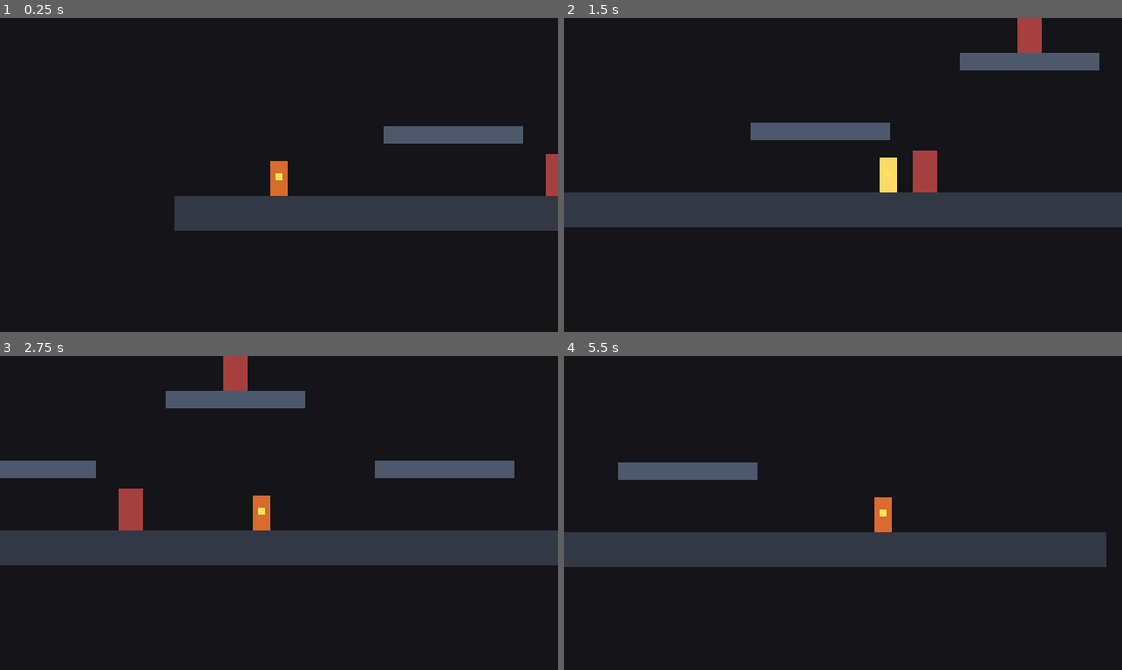
Above: before the commit, frames 1-4 (two rows, left to right).
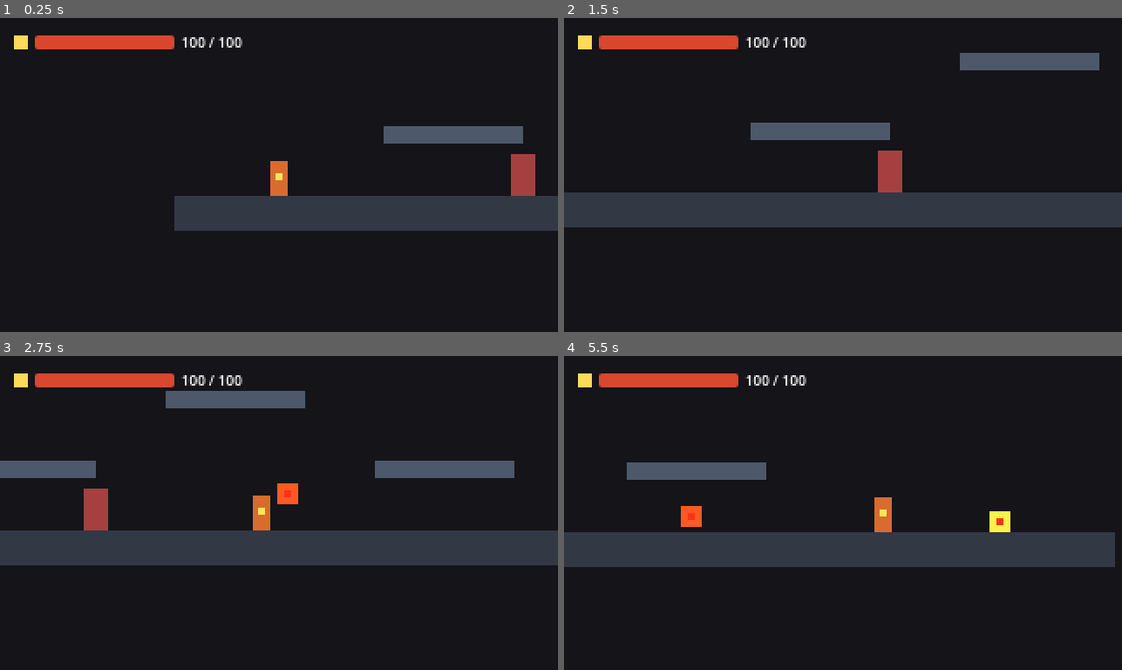
Above: after the commit, the same moments.

Repository: ParjanyaReddy/TheLastWick
Game: Godot game, scene res://scenes/test/test_level.tscn
The game is run twice, just before and just after one commit, with the same random seed, the same clock (stepped at 60 frames per second) and the same inputs.
Inputs:
- Up to frame 1 (0.25 s): no input
- Up to frame 2 (1.5 s): tap Enter at 0.5 s; hold D (move_right) from 0.53 s (still down); tap J (attack) at 0.6 s; tap Space (jump) at 0.77 s; tap Shift (dash) at 0.8, 1.35 s
- Up to frame 3 (2.75 s): tap Space (jump) at 1.52 s; tap R at 1.55, 2.1 s; release D (move_right) at 2.03 s; hold A (move_left) from 2.03 s (still down); tap J (attack) at 2.3 s
- Up to frame 4 (5.5 s): release A (move_left) at 2.78 s; hold D (move_right) 2.78-4.28 s; tap J (attack) at 2.85, 4.55 s; tap Space (jump) at 3.02, 3.77, 4.52 s; tap Shift (dash) at 3.05, 3.6, 5.3 s; tap R at 3.8, 5.1 s; hold A (move_left) 4.28-5.03 s; tap K (spell) at 4.35 s; hold D (move_right) from 5.03 s (still down)

The runs differ from the first frame. In frame 1, 2.3% of the frame differs, in the area x 2-100%, y 5-57%; in frame 2, 3.1%; in frame 3, 3.2%, in the area x 2-54%, y 0-56%; in frame 4, 2.3%.

Commit message:
M3: Cinderling enemy AI, player health and hurt reactions, i-frames, and HUD

Diff:
--- /dev/null
+++ b/autoload/events.gd
@@ -0,0 +1,11 @@
+extends Node
+
+signal room_cleared
+signal enemy_died(enemy: Node, death_pos: Vector2)
+signal player_damaged(amount: float)
+signal player_died
+signal boon_acquired(boon_id: StringName)
+signal dash_started
+signal hit_landed(target: Node, hit: HitData)
+signal request_screen_shake(strength: float, duration: float)
+signal request_hit_stop(duration: float)
--- a/project.godot
+++ b/project.godot
@@ -16,6 +16,7 @@
 
 [autoload]
 
+Events="*res://autoload/events.gd"
 Juice="*res://autoload/juice.gd"
 
 [display]
--- /dev/null
+++ b/scenes/enemies/cinderling.tscn
@@ -0,0 +1,69 @@
+[gd_scene format=3]
+
+[ext_resource type="Script" path="res://scripts/enemies/cinderling.gd" id="1_cind"]
+[ext_resource type="Script" path="res://scripts/components/health.gd" id="2_health"]
+[ext_resource type="Script" path="res://scripts/components/hitbox.gd" id="3_hitbox"]
+[ext_resource type="Script" path="res://scripts/components/hurtbox.gd" id="4_hurtbox"]
+
+[sub_resource type="RectangleShape2D" id="RectangleShape2D_body"]
+size = Vector2(12, 12)
+
+[sub_resource type="RectangleShape2D" id="RectangleShape2D_hit"]
+size = Vector2(14, 14)
+
+[sub_resource type="RectangleShape2D" id="RectangleShape2D_hurt"]
+size = Vector2(14, 14)
+
+[node name="Cinderling" type="CharacterBody2D"]
+collision_layer = 4
+collision_mask = 1
+script = ExtResource("1_cind")
+
+[node name="CollisionShape2D" type="CollisionShape2D" parent="."]
+shape = SubResource("RectangleShape2D_body")
+
+[node name="Visuals" type="Node2D" parent="."]
+
+[node name="Body" type="ColorRect" parent="Visuals"]
+offset_left = -6.0
+offset_top = -6.0
+offset_right = 6.0
+offset_bottom = 6.0
+color = Color(0.85, 0.22, 0.18, 1)
+
+[node name="Spark" type="ColorRect" parent="Visuals"]
+offset_left = -2.0
+offset_top = -2.0
+offset_right = 2.0
+offset_bottom = 2.0
+color = Color(1, 0.85, 0.3, 1)
+
+[node name="Health" type="Node" parent="."]
+script = ExtResource("2_health")
+max_hp = 24.0
+
+[node name="Hitbox" type="Area2D" parent="."]
+collision_layer = 16
+collision_mask = 2
+script = ExtResource("3_hitbox")
+
+[node name="CollisionShape2D" type="CollisionShape2D" parent="Hitbox"]
+shape = SubResource("RectangleShape2D_hit")
+
+[node name="Hurtbox" type="Area2D" parent="." node_paths=PackedStringArray("health")]
+collision_layer = 4
+collision_mask = 0
+script = ExtResource("4_hurtbox")
+health = NodePath("../Health")
+
+[node name="CollisionShape2D" type="CollisionShape2D" parent="Hurtbox"]
+shape = SubResource("RectangleShape2D_hurt")
+
+[node name="WallRay" type="RayCast2D" parent="."]
+target_position = Vector2(10, 0)
+collision_mask = 1
+
+[node name="LedgeRay" type="RayCast2D" parent="."]
+position = Vector2(8, 4)
+target_position = Vector2(0, 10)
+collision_mask = 1
--- a/scenes/player/player.tscn
+++ b/scenes/player/player.tscn
@@ -2,12 +2,17 @@
 
 [ext_resource type="Script" path="res://scripts/player.gd" id="1_player"]
 [ext_resource type="Script" path="res://scripts/components/hitbox.gd" id="2_hitbox"]
+[ext_resource type="Script" path="res://scripts/components/health.gd" id="3_health"]
+[ext_resource type="Script" path="res://scripts/components/hurtbox.gd" id="4_hurtbox"]
 
 [sub_resource type="RectangleShape2D" id="RectangleShape2D_1"]
 size = Vector2(10, 20)
 
 [sub_resource type="RectangleShape2D" id="RectangleShape2D_sword"]
 size = Vector2(20, 16)
+
+[sub_resource type="RectangleShape2D" id="RectangleShape2D_hurt"]
+size = Vector2(10, 20)
 
 [node name="Player" type="CharacterBody2D"]
 collision_layer = 2
@@ -31,6 +36,19 @@
 offset_bottom = 1.0
 color = Color(1, 0.9, 0.35, 1)
 
+[node name="Health" type="Node" parent="."]
+script = ExtResource("3_health")
+max_hp = 100.0
+
+[node name="Hurtbox" type="Area2D" parent="." node_paths=PackedStringArray("health")]
+collision_layer = 2
+collision_mask = 0
+script = ExtResource("4_hurtbox")
+health = NodePath("../Health")
+
+[node name="CollisionShape2D" type="CollisionShape2D" parent="Hurtbox"]
+shape = SubResource("RectangleShape2D_hurt")
+
 [node name="SwordHitbox" type="Area2D" parent="."]
 collision_layer = 8
 collision_mask = 4
--- a/scenes/test/test_level.tscn
+++ b/scenes/test/test_level.tscn
@@ -2,6 +2,8 @@
 
 [ext_resource type="PackedScene" path="res://scenes/player/player.tscn" id="1_player_scene"]
 [ext_resource type="PackedScene" path="res://scenes/test/training_dummy.tscn" id="2_dummy_scene"]
+[ext_resource type="PackedScene" path="res://scenes/ui/hud.tscn" id="3_hud_scene"]
+[ext_resource type="PackedScene" path="res://scenes/enemies/cinderling.tscn" id="4_cind_scene"]
 
 [sub_resource type="RectangleShape2D" id="RectangleShape2D_floor"]
 size = Vector2(640, 20)
@@ -10,6 +12,8 @@
 size = Vector2(80, 10)
 
 [node name="TestLevel" type="Node2D"]
+
+[node name="HUD" parent="." instance=ExtResource("3_hud_scene")]
 
 [node name="Background" type="ColorRect" parent="."]
 offset_left = -100.0
@@ -82,7 +86,10 @@
 position = Vector2(60, 140)
 
 [node name="TrainingDummyGround" parent="." instance=ExtResource("2_dummy_scene")]
-position = Vector2(220, 148)
+position = Vector2(200, 148)
 
-[node name="TrainingDummyPlatform" parent="." instance=ExtResource("2_dummy_scene")]
-position = Vector2(280, 68)
+[node name="CinderlingFloor" parent="." instance=ExtResource("4_cind_scene")]
+position = Vector2(420, 154)
+
+[node name="CinderlingPlatform" parent="." instance=ExtResource("4_cind_scene")]
+position = Vector2(400, 114)
--- /dev/null
+++ b/scenes/ui/hud.tscn
@@ -0,0 +1,100 @@
+[gd_scene format=3]
+
+[ext_resource type="Script" path="res://scripts/ui/hud.gd" id="1_hud"]
+
+[sub_resource type="StyleBoxFlat" id="StyleBoxFlat_bg"]
+bg_color = Color(0.12, 0.12, 0.15, 0.8)
+corner_radius_top_left = 2
+corner_radius_top_right = 2
+corner_radius_bottom_right = 2
+corner_radius_bottom_left = 2
+
+[sub_resource type="StyleBoxFlat" id="StyleBoxFlat_fill"]
+bg_color = Color(0.85, 0.28, 0.18, 1)
+corner_radius_top_left = 2
+corner_radius_top_right = 2
+corner_radius_bottom_right = 2
+corner_radius_bottom_left = 2
+
+[node name="HUD" type="CanvasLayer"]
+script = ExtResource("1_hud")
+
+[node name="MarginContainer" type="MarginContainer" parent="."]
+offset_left = 8.0
+offset_top = 8.0
+offset_right = 160.0
+offset_bottom = 28.0
+
+[node name="VBoxContainer" type="VBoxContainer" parent="MarginContainer"]
+layout_mode = 2
+
+[node name="HBoxContainer" type="HBoxContainer" parent="MarginContainer/VBoxContainer"]
+layout_mode = 2
+
+[node name="FlameIcon" type="ColorRect" parent="MarginContainer/VBoxContainer/HBoxContainer"]
+custom_minimum_size = Vector2(8, 8)
+layout_mode = 2
+size_flags_vertical = 4
+color = Color(1, 0.85, 0.35, 1)
+
+[node name="HPBar" type="ProgressBar" parent="MarginContainer/VBoxContainer/HBoxContainer"]
+custom_minimum_size = Vector2(80, 8)
+layout_mode = 2
+size_flags_vertical = 4
+theme_override_styles/background = SubResource("StyleBoxFlat_bg")
+theme_override_styles/fill = SubResource("StyleBoxFlat_fill")
+max_value = 100.0
+value = 100.0
+show_percentage = false
+
+[node name="HPLabel" type="Label" parent="MarginContainer/VBoxContainer/HBoxContainer"]
+layout_mode = 2
+theme_override_font_sizes/font_size = 8
+text = "100 / 100"
+
+[node name="DeathOverlay" type="Control" parent="."]
+visible = false
+layout_mode = 3
+anchors_preset = 15
+anchor_right = 1.0
+anchor_bottom = 1.0
+grow_horizontal = 2
+grow_vertical = 2
+
+[node name="ColorRect" type="ColorRect" parent="DeathOverlay"]
+layout_mode = 1
+anchors_preset = 15
+anchor_right = 1.0
+anchor_bottom = 1.0
+grow_horizontal = 2
+grow_vertical = 2
+color = Color(0.06, 0.05, 0.08, 0.85)
+
+[node name="VBoxContainer" type="VBoxContainer" parent="DeathOverlay"]
+layout_mode = 1
+anchors_preset = 8
+anchor_left = 0.5
+anchor_top = 0.5
+anchor_right = 0.5
+anchor_bottom = 0.5
+offset_left = -120.0
+offset_top = -25.0
+offset_right = 120.0
+offset_bottom = 25.0
+grow_horizontal = 2
+grow_vertical = 2
+alignment = 1
+
+[node name="Title" type="Label" parent="DeathOverlay/VBoxContainer"]
+layout_mode = 2
+theme_override_colors/font_color = Color(0.95, 0.5, 0.2, 1)
+theme_override_font_sizes/font_size = 12
+text = "THE WICK DRAGS YOU HOME"
+horizontal_alignment = 1
+
+[node name="Subtitle" type="Label" parent="DeathOverlay/VBoxContainer"]
+layout_mode = 2
+theme_override_colors/font_color = Color(0.7, 0.7, 0.7, 1)
+theme_override_font_sizes/font_size = 9
+text = "Press R to Restart"
+horizontal_alignment = 1
--- /dev/null
+++ b/scripts/data_classes/enemy_data.gd
@@ -0,0 +1,8 @@
+class_name EnemyData extends Resource
+
+@export var id: StringName
+@export var display_name: String
+@export var max_hp: float = 30.0
+@export var move_speed: float = 60.0
+@export var damage: float = 8.0
+@export var threat_cost: int = 1
--- /dev/null
+++ b/scripts/enemies/cinderling.gd
@@ -0,0 +1,158 @@
+extends CharacterBody2D
+
+enum State { SPAWN, PATROL, TELEGRAPH, ATTACK, RECOVER, DEAD }
+
+const GRAVITY := 900.0
+const PATROL_SPEED := 50.0
+const CHARGE_SPEED := 150.0
+const ATTACK_RANGE := 85.0
+
+@export var max_hp: float = 24.0
+@export var contact_damage: float = 8.0
+
+var current_state: State = State.PATROL
+var patrol_dir := 1.0
+var state_timer := 0.0
+var target_player: Node2D = null
+
+@onready var health: Health = $Health
+@onready var hurtbox: Hurtbox = $Hurtbox
+@onready var hitbox: Hitbox = $Hitbox
+@onready var sprite: ColorRect = $Visuals/Body
+@onready var spark: ColorRect = $Visuals/Spark
+@onready var wall_ray: RayCast2D = $WallRay
+@onready var ledge_ray: RayCast2D = $LedgeRay
+
+const DAMAGE_NUMBER_SCENE = preload("res://scenes/fx/damage_number.tscn")
+var default_color: Color = Color(0.85, 0.22, 0.18, 1.0)
+
+func _ready() -> void:
+	add_to_group("enemies")
+	default_color = sprite.color
+	health.max_hp = max_hp
+	health.hp = max_hp
+	health.damaged.connect(_on_damaged)
+	health.died.connect(_on_died)
+
+	# Configure contact attack hitbox
+	var hit := HitData.new()
+	hit.damage = contact_damage
+	hit.source = &"enemy"
+	hit.attacker = self
+	hitbox.start_attack(hit)
+
+func _physics_process(delta: float) -> void:
+	if not is_on_floor():
+		velocity.y += GRAVITY * delta
+
+	# Look for player if not found
+	if not target_player or not is_instance_valid(target_player):
+		target_player = get_tree().get_first_node_in_group("player") as Node2D
+
+	match current_state:
+		State.PATROL:
+			_process_patrol(delta)
+		State.TELEGRAPH:
+			_process_telegraph(delta)
+		State.ATTACK:
+			_process_attack(delta)
+		State.RECOVER:
+			_process_recover(delta)
+
+	move_and_slide()
+
+func _process_patrol(delta: float) -> void:
+	# Update raycast directions
+	wall_ray.target_position.x = patrol_dir * 10.0
+	ledge_ray.position.x = patrol_dir * 8.0
+
+	# Turn around at walls or ledge edges
+	if wall_ray.is_colliding() or (is_on_floor() and not ledge_ray.is_colliding()):
+		patrol_dir *= -1.0
+
+	velocity.x = patrol_dir * PATROL_SPEED
+
+	# Check player distance for attack trigger
+	if target_player and is_instance_valid(target_player) and is_on_floor():
+		var dist_to_player := global_position.distance_to(target_player.global_position)
+		if dist_to_player <= ATTACK_RANGE:
+			var dir_to_player: float = sign(target_player.global_position.x - global_position.x)
+			if dir_to_player != 0.0:
+				patrol_dir = dir_to_player
+			_start_telegraph()
+
+func _start_telegraph() -> void:
+	current_state = State.TELEGRAPH
+	state_timer = 0.45
+	velocity.x = 0.0
+	# Visual telegraph: flash bright warning yellow/white
+	sprite.color = Color(1.0, 0.95, 0.3, 1.0)
+	spark.color = Color(1.0, 0.2, 0.1, 1.0)
+
+func _process_telegraph(delta: float) -> void:
+	state_timer -= delta
+	velocity.x = move_toward(velocity.x, 0.0, 500.0 * delta)
+	if state_timer <= 0.0:
+		_start_attack()
+
+func _start_attack() -> void:
+	current_state = State.ATTACK
+	state_timer = 0.50
+	sprite.color = Color(1.0, 0.35, 0.15, 1.0)
+	# Little hop and dash charge!
+	if is_on_floor():
+		velocity.y = -120.0
+	velocity.x = patrol_dir * CHARGE_SPEED
+
+func _process_attack(delta: float) -> void:
+	state_timer -= delta
+	if wall_ray.is_colliding():
+		patrol_dir *= -1.0
+		velocity.x = patrol_dir * CHARGE_SPEED * 0.5
+
+	if state_timer <= 0.0:
+		_start_recover()
+
+func _start_recover() -> void:
+	current_state = State.RECOVER
+	state_timer = 0.35
+	sprite.color = default_color
+	spark.color = Color(1.0, 0.85, 0.3, 1.0)
+
+func _process_recover(delta: float) -> void:
+	state_timer -= delta
+	velocity.x = move_toward(velocity.x, 0.0, 400.0 * delta)
+	if state_timer <= 0.0:
+		current_state = State.PATROL
+
+func _on_damaged(amount: float, hit: HitData) -> void:
+	Juice.hit_stop(0.04)
+	Juice.screen_shake(amount * 0.12)
+
+	# Floating damage numbers
+	var dmg_num = DAMAGE_NUMBER_SCENE.instantiate()
+	get_parent().add_child(dmg_num)
+	dmg_num.global_position = global_position + Vector2(0, -14)
+	dmg_num.setup(amount, hit.is_crit)
+
+	# Knockback
+	if hit.knockback != Vector2.ZERO:
+		velocity = hit.knockback
+	else:
+		var knock_dir := 1.0 if (hit.attacker and hit.attacker.global_position.x < global_position.x) else -1.0
+		velocity.x = knock_dir * 120.0
+		velocity.y = -80.0
+
+	# Flash white
+	sprite.color = Color(1.0, 1.0, 1.0, 1.0)
+	var tween = create_tween()
+	tween.tween_property(sprite, "color", default_color, 0.10)
+
+func _on_died() -> void:
+	current_state = State.DEAD
+	Events.enemy_died.emit(self, global_position)
+	hitbox.set_active(false)
+	# Death shrink animation
+	var tween = create_tween()
+	tween.tween_property(self, "scale", Vector2.ZERO, 0.18).set_trans(Tween.TRANS_BACK).set_ease(Tween.EASE_IN)
+	tween.tween_callback(queue_free)
--- a/scripts/player.gd
+++ b/scripts/player.gd
@@ -1,6 +1,6 @@
 extends CharacterBody2D
 
-enum State { NORMAL, DASH, ATTACK }
+enum State { NORMAL, DASH, ATTACK, HURT, DEAD }
 enum AttackType { SLASH_1, SLASH_2, SLASH_3, UP_SLASH, DOWN_STRIKE, AIR_SLASH }
 
 # Movement constants
@@ -40,6 +40,10 @@
 var is_long_jumping := false
 var is_invulnerable := false
 
+# Hurt / I-frames
+var hurt_timer := 0.0
+var iframe_timer := 0.0
+
 # Attack variables
 var current_attack_type: AttackType = AttackType.SLASH_1
 var combo_step := 0
@@ -49,6 +53,8 @@
 var attack_can_cancel := false
 
 @onready var body_color: ColorRect = $BodyColor
+@onready var health: Health = $Health
+@onready var hurtbox: Hurtbox = $Hurtbox
 @onready var sword_hitbox: Hitbox = $SwordHitbox
 @onready var sword_shape: CollisionShape2D = $SwordHitbox/CollisionShape2D
 @onready var sword_visual: ColorRect = $SwordHitbox/SwordVisual
@@ -57,6 +63,10 @@
 	add_to_group("player")
 	if sword_hitbox:
 		sword_hitbox.hit_registered.connect(_on_sword_hit_registered)
+	if hurtbox:
+		hurtbox.hit_received.connect(_on_hurt_received)
+	if health:
+		health.died.connect(_on_died)
 
 func _physics_process(delta: float) -> void:
 	# Timers countdown
@@ -67,6 +77,13 @@
 	if combo_timer <= 0.0:
 		combo_step = 0
 
+	# I-frames countdown
+	if iframe_timer > 0.0:
+		iframe_timer = max(iframe_timer - delta, 0.0)
+		if iframe_timer <= 0.0 and current_state != State.DASH:
+			is_invulnerable = false
+			modulate.a = 1.0
+
 	# Global jump buffer
 	if Input.is_action_just_pressed("jump"):
 		jump_buffer = JUMP_BUFFER
@@ -78,6 +95,10 @@
 			_process_dash(delta)
 		State.ATTACK:
 			_process_attack(delta)
+		State.HURT:
+			_process_hurt(delta)
+		State.DEAD:
+			velocity = Vector2.ZERO
 
 	move_and_slide()
 
@@ -157,14 +178,16 @@
 		return
 
 	if dash_timer <= (DASH_DURATION - DASH_IFRAMES):
-		is_invulnerable = false
+		if iframe_timer <= 0.0:
+			is_invulnerable = false
 
 	if dash_timer <= 0.0:
 		_end_dash()
 
 func _end_dash() -> void:
 	current_state = State.NORMAL
-	is_invulnerable = false
+	if iframe_timer <= 0.0:
+		is_invulnerable = false
 	if body_color:
 		body_color.color = Color(0.85, 0.42, 0.18, 1.0)
 	if not is_long_jumping:
@@ -235,13 +258,12 @@
 func _process_attack(delta: float) -> void:
 	attack_timer -= delta
 
-	# Apply gentle gravity if in air during attack
 	if not is_on_floor():
 		velocity.y = min(velocity.y + GRAVITY * delta, MAX_FALL)
 	else:
 		velocity.x = move_toward(velocity.x, 0.0, FRICTION * delta)
 
-	# Dash-cancel: Press Dash anytime during an attack to cancel the swing and dash immediately!
+	# Dash-cancel
 	if Input.is_action_just_pressed("dash") and dash_cooldown_timer <= 0.0:
 		if is_on_floor() or can_air_dash:
 			_end_attack()
@@ -258,7 +280,50 @@
 	sword_visual.visible = false
 
 func _on_sword_hit_registered(_target: Hurtbox, hit: HitData) -> void:
-	# Down-strike bounce mechanic:
 	if current_attack_type == AttackType.DOWN_STRIKE:
 		velocity.y = JUMP_VELOCITY * 0.95
-		can_air_dash = true # Down-strike hit refreshes air dash!
+		can_air_dash = true
+
+# ==================== DAMAGE & HEALTH ====================
+
+func _on_hurt_received(hit: HitData) -> void:
+	if is_invulnerable or current_state == State.DEAD:
+		return
+
+	if current_state == State.ATTACK:
+		_end_attack()
+
+	current_state = State.HURT
+	hurt_timer = 0.15
+	iframe_timer = 0.80
+	is_invulnerable = true
+
+	Juice.hit_stop(0.06)
+	Juice.screen_shake(4.5)
+	Events.player_damaged.emit(hit.damage)
+
+	# Knockback away from attacker
+	var knock_dir := 1.0 if (hit.attacker and hit.attacker.global_position.x < global_position.x) else -1.0
+	velocity.x = knock_dir * 140.0
+	velocity.y = -90.0
+
+	_play_hurt_blink()
+
+func _process_hurt(delta: float) -> void:
+	hurt_timer -= delta
+	velocity.x = move_toward(velocity.x, 0.0, FRICTION * delta)
+	if not is_on_floor():
+		velocity.y += GRAVITY * delta
+	if hurt_timer <= 0.0:
+		current_state = State.NORMAL
+
+func _play_hurt_blink() -> void:
+	var tween = create_tween()
+	for i in range(4):
+		tween.tween_property(self, "modulate:a", 0.3, 0.10)
+		tween.tween_property(self, "modulate:a", 1.0, 0.10)
+
+func _on_died() -> void:
+	current_state = State.DEAD
+	velocity = Vector2.ZERO
+	Events.player_died.emit()
--- /dev/null
+++ b/scripts/ui/hud.gd
@@ -0,0 +1,37 @@
+extends CanvasLayer
+
+@onready var hp_bar: ProgressBar = $MarginContainer/VBoxContainer/HBoxContainer/HPBar
+@onready var hp_label: Label = $MarginContainer/VBoxContainer/HBoxContainer/HPLabel
+@onready var death_overlay: Control = $DeathOverlay
+
+var player_health: Health = null
+
+func _ready() -> void:
+	death_overlay.visible = false
+	Events.player_damaged.connect(_on_player_damaged)
+	Events.player_died.connect(_on_player_died)
+
+	var player = get_tree().get_first_node_in_group("player")
+	if player:
+		player_health = player.get_node_or_null("Health") as Health
+		if player_health:
+			player_health.damaged.connect(_update_hp_display)
+			player_health.healed.connect(func(_amt): _update_hp_display(0, null))
+			_update_hp_display(0, null)
+
+func _update_hp_display(_amount: float, _hit: HitData) -> void:
+	if player_health:
+		hp_bar.max_value = player_health.max_hp
+		hp_bar.value = player_health.hp
+		hp_label.text = "%d / %d" % [int(player_health.hp), int(player_health.max_hp)]
+
+func _on_player_damaged(_amount: float) -> void:
+	_update_hp_display(0, null)
+
+func _on_player_died() -> void:
+	death_overlay.visible = true
+
+func _unhandled_input(event: InputEvent) -> void:
+	if death_overlay.visible and event is InputEventKey and event.pressed:
+		if event.keycode == KEY_R:
+			get_tree().reload_current_scene()
Not shown, added: autoload/events.gd.uid
Not shown, added: scripts/data_classes/enemy_data.gd.uid
Not shown, added: scripts/enemies/cinderling.gd.uid
Not shown, added: scripts/ui/hud.gd.uid
Not shown, changed: memory.md
